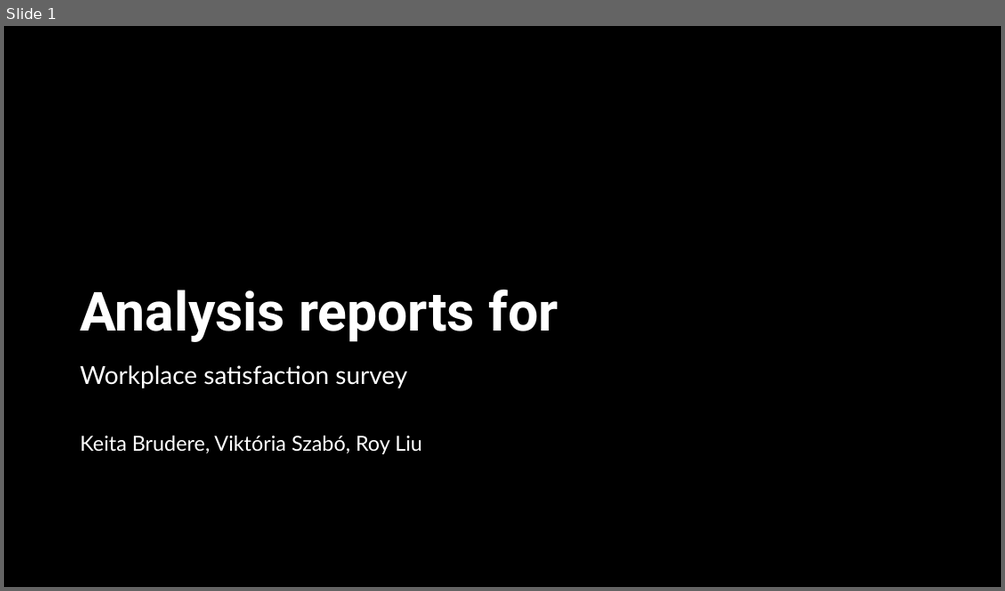
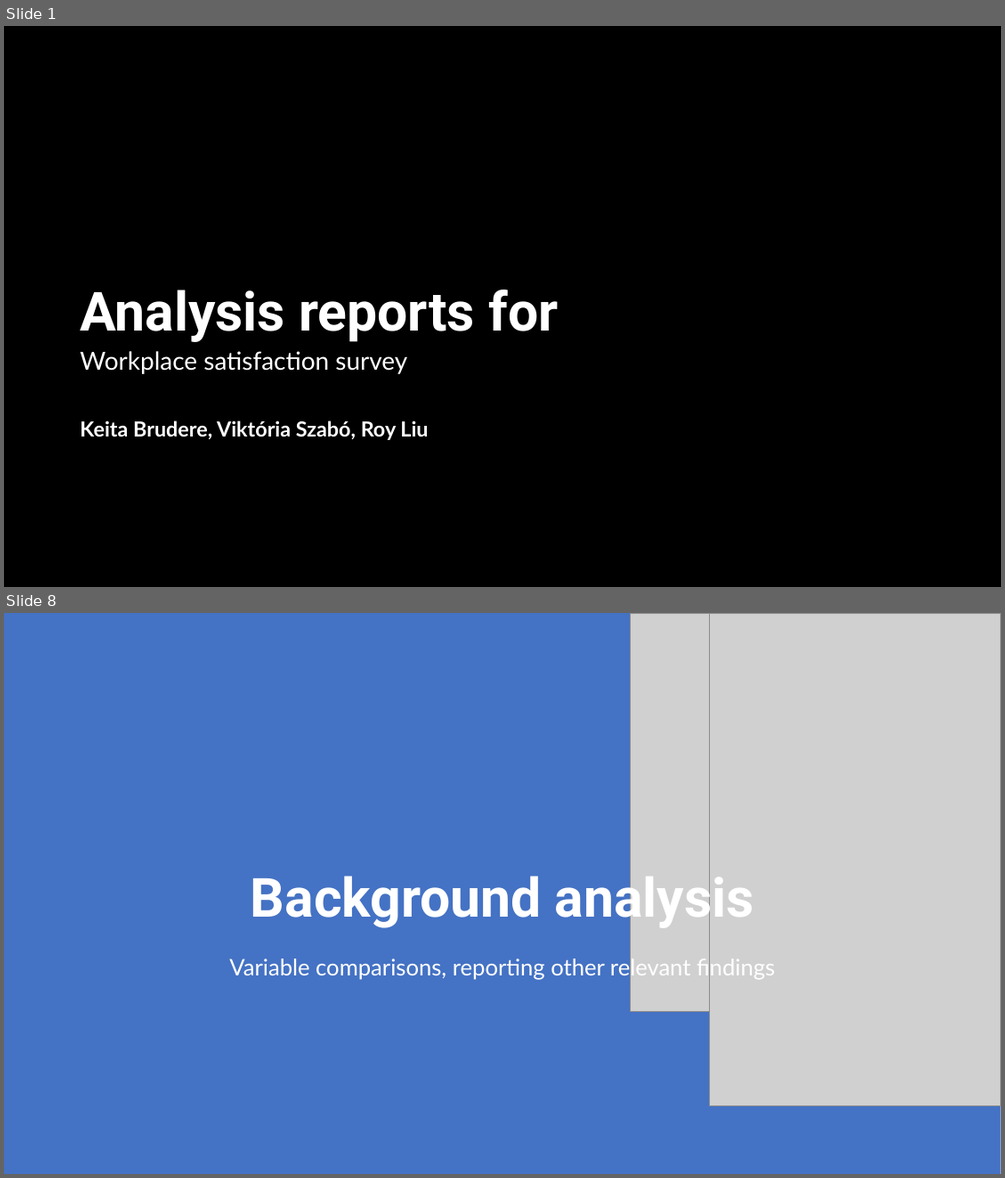
Before and after one commit to KatieRJ/BigDataProject, a slide deck: BigDataProject presentation.pptx. Shown one above the other, each under a label of ours: slide 1 before the commit, slides 1 and 8 after it; the slides between them are not shown. The pictures are 1005x591 and 1005x1178 pixels, drawn with LibreOffice and Linux fonts; fonts in the diff are those of the drawing; grey boxes stand for pictures; background and template pictures are left out; a plain dark background stands for a picture behind light text. Boxes give left, top, right and bottom in pixels: in the first picture for what was removed or moved away, otherwise in the second. Text is boxed around its words. In the diff, an @@ line names an element or a change of style, - is before the commit and + after.

```diff
--- a/BigDataProject presentation.pptx
+++ b/BigDataProject presentation.pptx
@@ slide 8 added at [4,613,1001,1174], background #FFFFFF @@
@@ rectangle added at [4,613,1001,1174], fill #4472C4 @@
@@ picture added at [630,614,1001,1012] @@
@@ picture added at [710,614,1001,1106] @@
@@ title added at [251,868,754,930], 52 pt, text #FFFFFF, bold @@
+Background analysis
@@ subtitle added at [229,956,775,980], 22 pt, text #FFFFFF @@
+Variable comparisons, reporting other relevant findings
@@ slide 1 changed as well @@
@@ subtitle "Workplace satisfaction survey": place and size @@
-subtitle "Workplace satisfaction survey" at [80,365,422,454]
+subtitle "Workplace satisfaction survey" at [80,351,428,440]
@@ subtitle at [80,420,428,440]: bold on in "Keita Brudere, Viktória Szabó, Roy Liu" @@
```
Also in this commit, not shown: 2 other slides changed, 10 other slides added, 1 slide removed, 2 other files.
